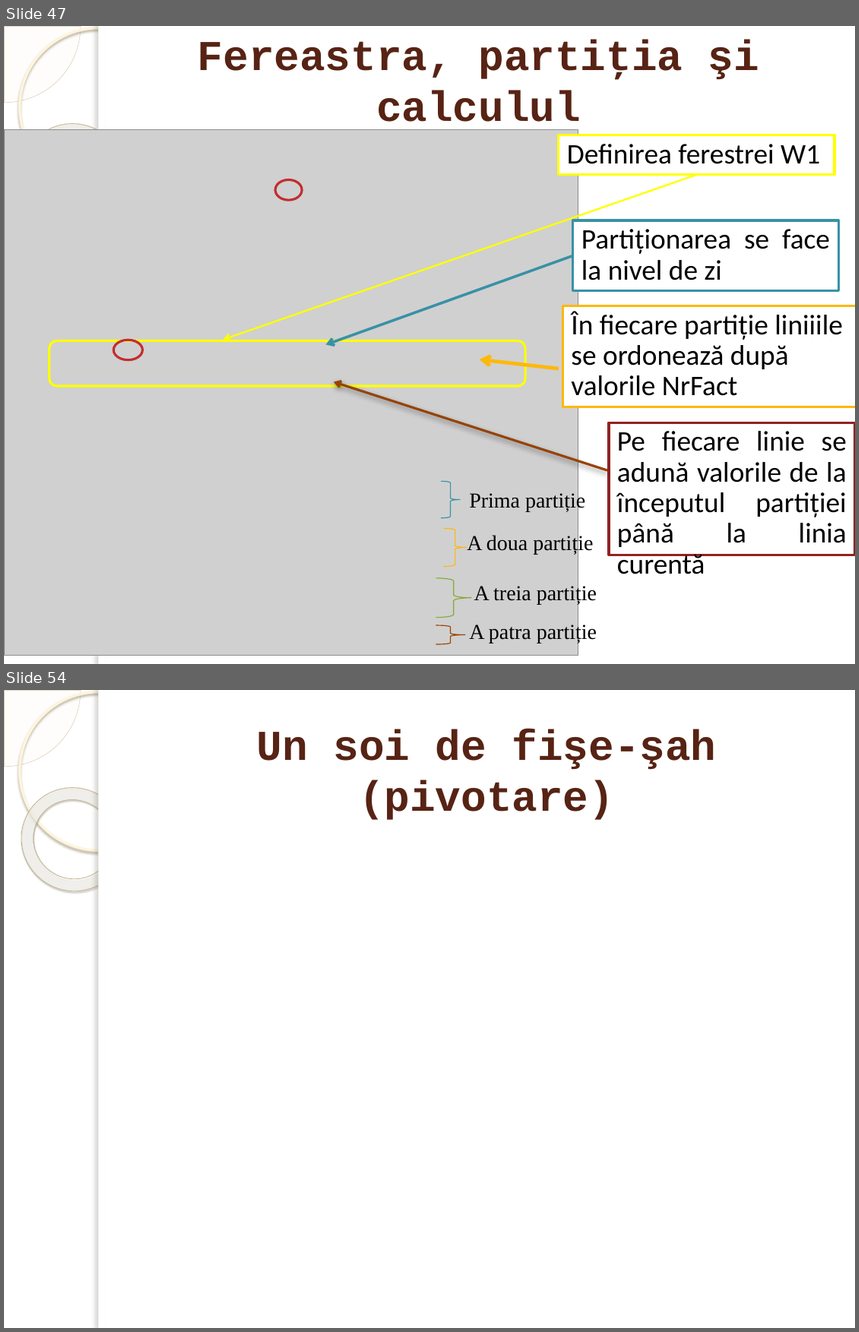
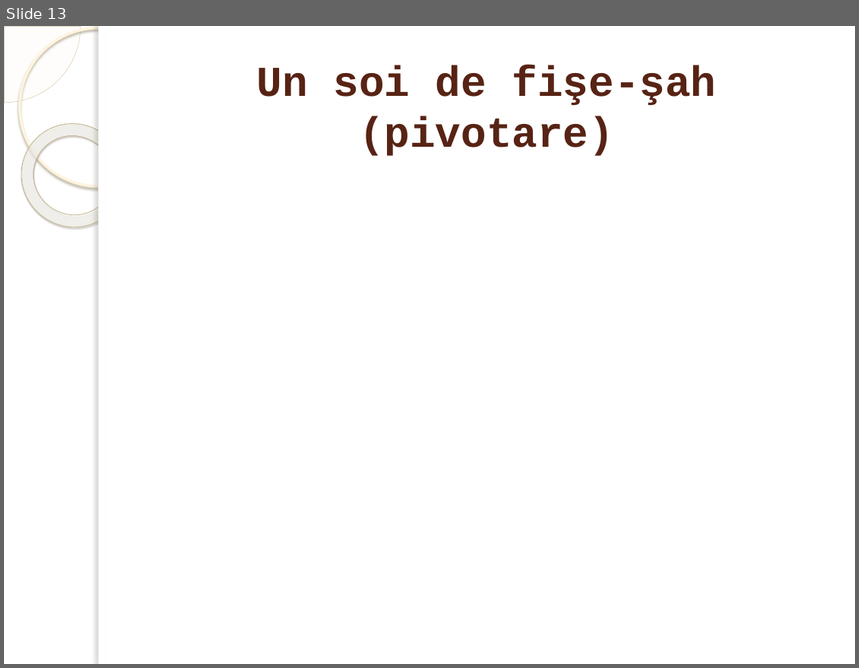
Before and after one commit to marinfotache/POCU-860-3-12-143072, a slide deck: 3 SQL/07a5_SQL9_SELECT_Fineturi.pptx. Shown one above the other, each under a label of ours: slides 47 and 54 before the commit, slide 13 after it; the slides between them are not shown. The pictures are 859x1332 and 859x668 pixels, drawn with LibreOffice and Linux fonts; fonts in the diff are those of the drawing; grey boxes stand for pictures; background and template pictures are left out. Boxes give left, top, right and bottom in pixels: in the first picture for what was removed or moved away, otherwise in the second. Text is boxed around its words. In the diff, an @@ line names an element or a change of style, - is before the commit and + after.

```diff
--- a/3 SQL/07a5_SQL9_SELECT_Fineturi.pptx
+++ b/3 SQL/07a5_SQL9_SELECT_Fineturi.pptx
@@ slide 47 removed at (x1=4, y1=26, x2=855, y2=664), background picture (left out); not listed: 5 template elements that a slide beside it also shows @@
@@ title removed at (x1=198, y1=40, x2=759, y2=132) @@
-Fereastra, partiţia şi calculul
@@ picture removed at (x1=4, y1=130, x2=579, y2=656) @@
@@ rectangle removed at (x1=559, y1=135, x2=835, y2=174) @@
-Definirea ferestrei W1
@@ arrow removed from (697, 175) to (223, 340) @@
@@ ellipse removed at (x1=275, y1=180, x2=302, y2=201) @@
@@ rectangle removed at (x1=573, y1=221, x2=839, y2=291) @@
-Partiţionarea se face la nivel de zi
@@ arrow removed from (573, 256) to (325, 345) @@
@@ rectangle removed at (x1=563, y1=306, x2=855, y2=408) @@
-În fiecare partiţie liniiile se ordonează după valorile NrFact
@@ rounded rectangle removed at (x1=49, y1=341, x2=525, y2=386) @@
@@ ellipse removed at (x1=113, y1=340, x2=143, y2=360) @@
@@ arrow removed from (559, 369) to (480, 360) @@
@@ arrow removed from (607, 471) to (333, 382) @@
@@ rectangle removed at (x1=609, y1=423, x2=855, y2=556) @@
-Pe fiecare linie se adună valorile de la începutul partiţiei până la linia curentă
@@ right brace removed at (x1=441, y1=481, x2=459, y2=518) @@
@@ text removed at (x1=469, y1=492, x2=585, y2=512) @@
-Prima partiție
@@ right brace removed at (x1=444, y1=529, x2=467, y2=567) @@
@@ text removed at (x1=467, y1=534, x2=593, y2=555) @@
-A doua partiție
@@ right brace removed at (x1=436, y1=579, x2=471, y2=617) @@
@@ text removed at (x1=474, y1=585, x2=597, y2=605) @@
-A treia partiție
@@ right brace removed at (x1=436, y1=625, x2=465, y2=644) @@
@@ text removed at (x1=469, y1=623, x2=597, y2=644) @@
-A patra partiție
@@ what was slide 54 is now slide 13 @@
```
Also in this commit, not shown: 1 slide changed, 40 other slides removed, 8 other files.
